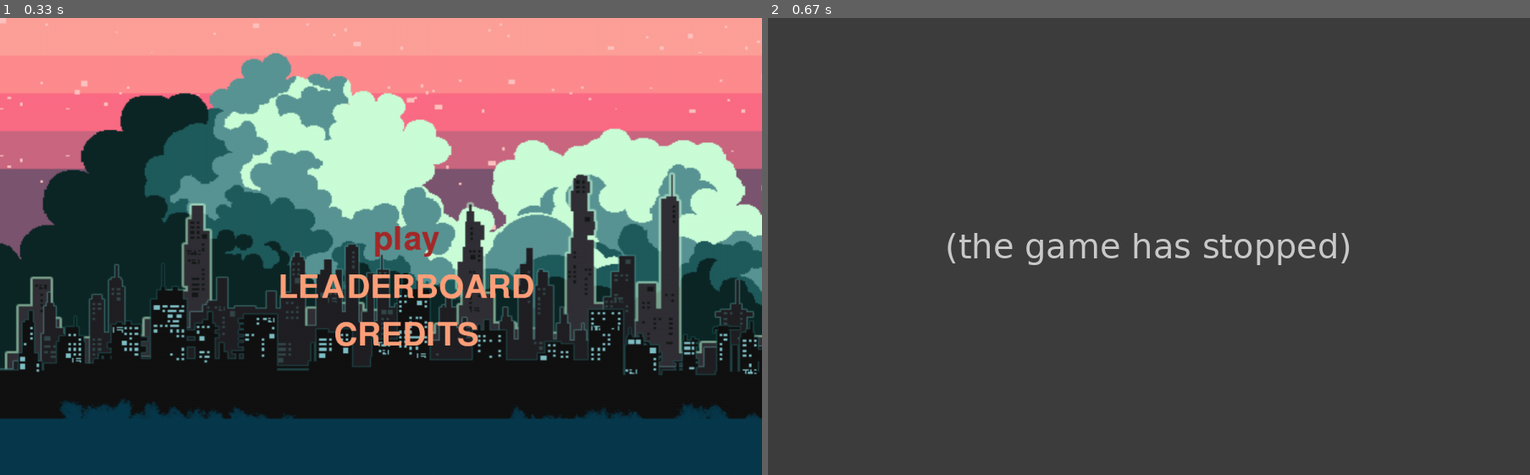
Above: before the commit, frames 1-2 (left to right).
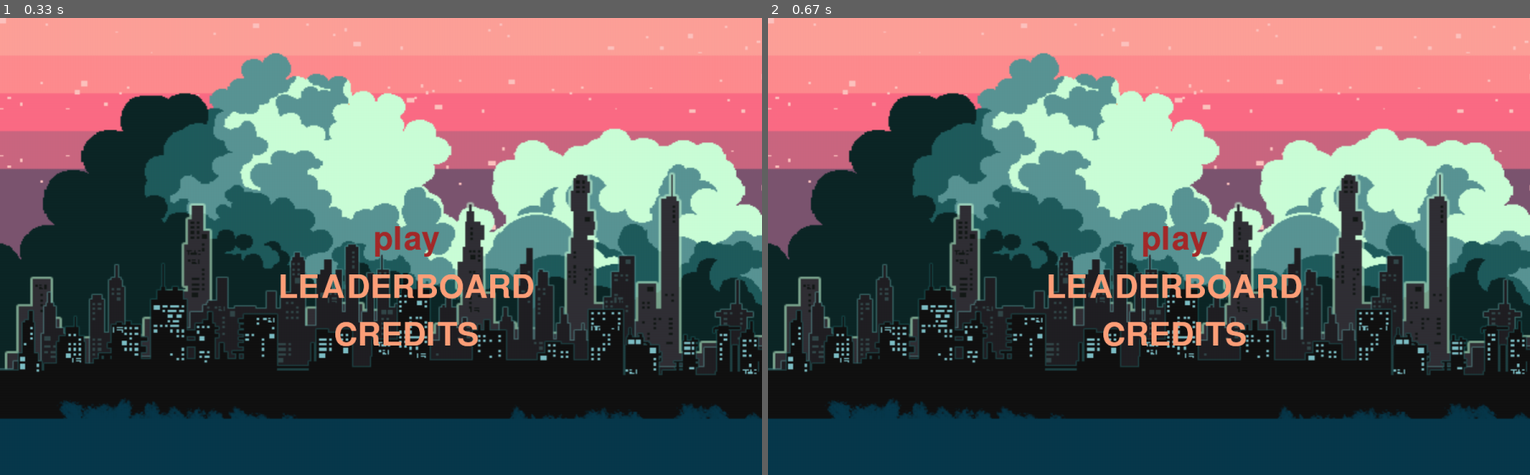
Above: after the commit, the same moments.

Repository: baby-sal/dogtective
Game: pygame game, started from logic/screens/menu_screen.py
Same seed, same stepped clock (60 frames per second), same inputs: the game is played once before the commit and once after it.
Inputs:
- Up to frame 1 (0.33 s): no input
- Up to frame 2 (0.67 s): click "LEADERBOARD" at 0.38 s

Frame 1 is identical in both runs. In frame 2, 95% of the frame differs, in the area x 0-100%, y 0-100%.
Error before the commit: AttributeError: 'MainMenu' object has no attribute 'leaderboard' (menu_screen.py line 44); the game stopped at 0.35 s (later frames are placeholders)

Commit message:
changed to show credits from credit screen and show leaderboard from leaderboard as these were causing an error

Diff:
--- a/logic/screens/menu_screen.py
+++ b/logic/screens/menu_screen.py
@@ -41,9 +41,9 @@
                         pygame.mixer.music.play(-1)
                         run()"""
                 if button_ldr.check_input(mouse_pos_menu):
-                    self.leaderboard()
+                    self.show_leaderboard()
                 if button_credits.check_input(mouse_pos_menu):
-                    self.credit_screen()
+                    self.show_credits()
             pygame.display.update()
 
             pygame.display.update()
